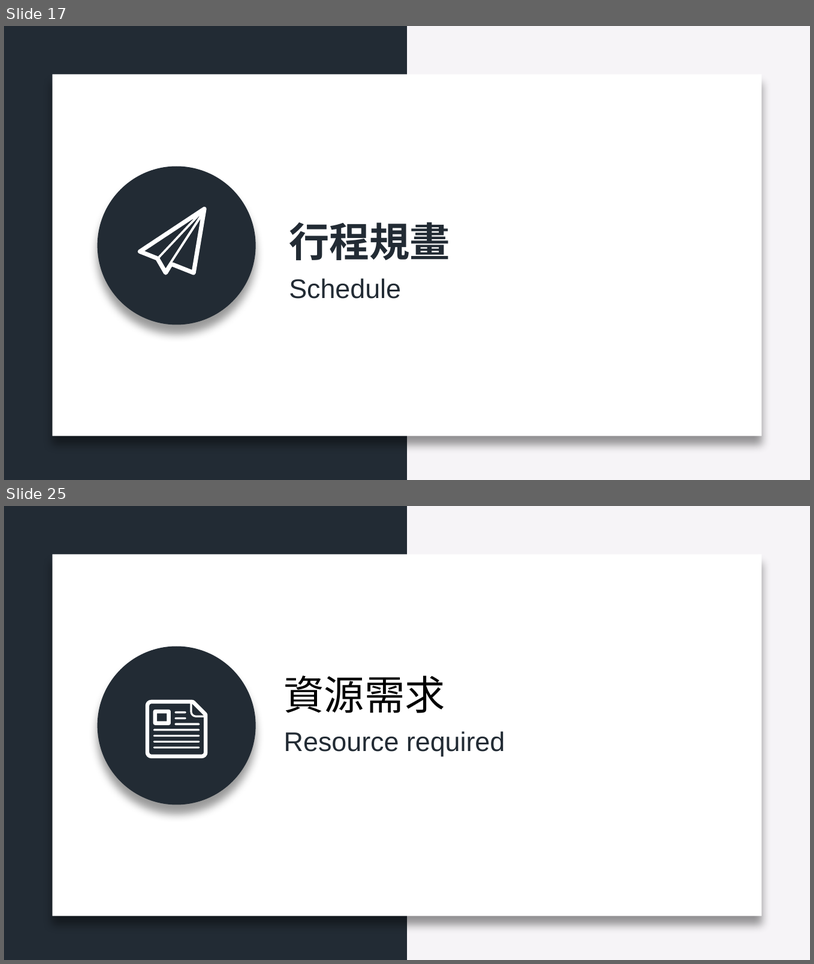
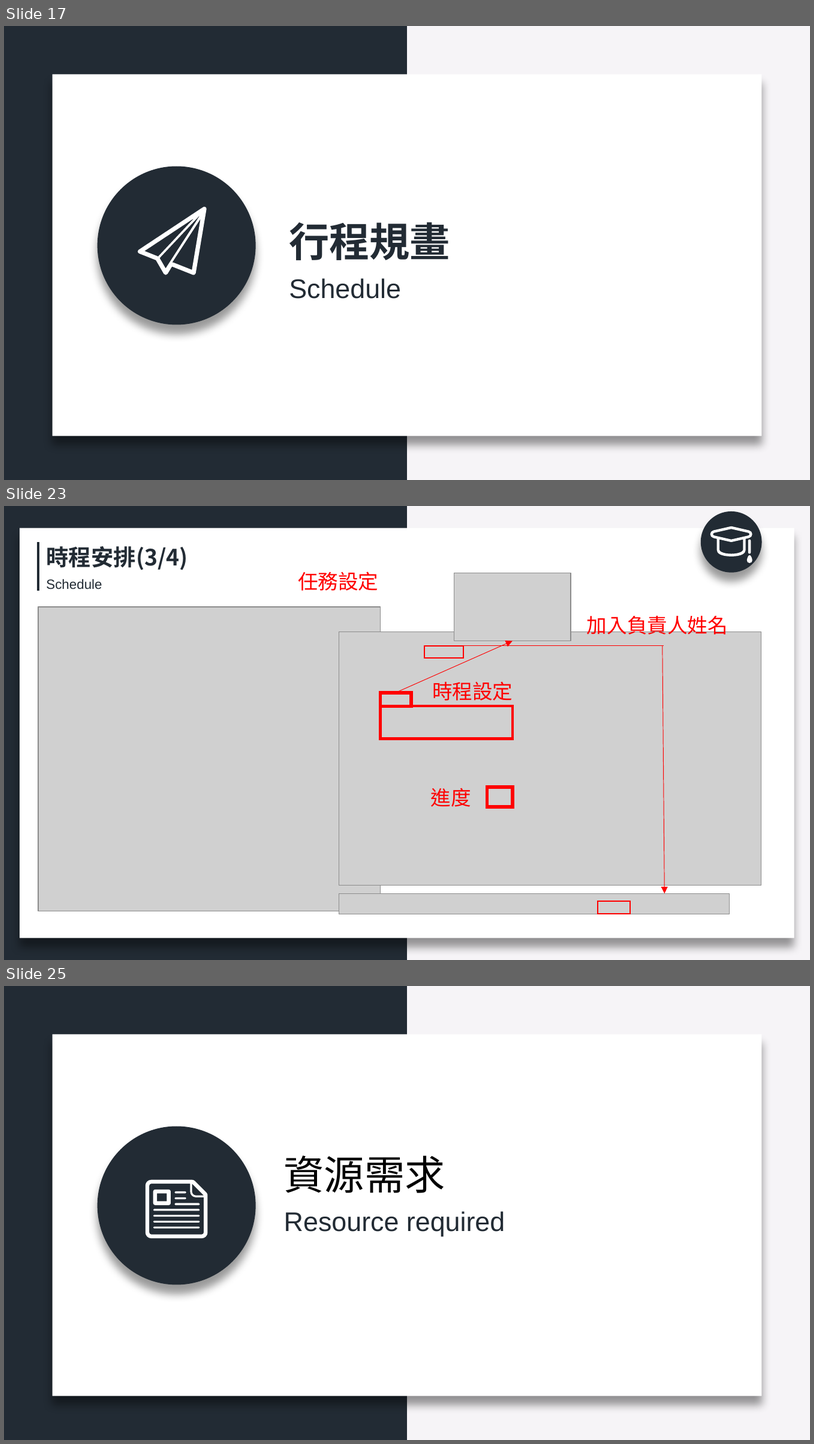
Before and after one commit to Chiang-Jhih-Ciang/108_SM_TEAM1, a slide deck: 0451060_108_SM_TEAM1.pptx. Shown one above the other, each under a label of ours: slides 17 and 25 before the commit, slides 17, 23 and 25 after it; the slides between them are not shown. The pictures are 814x964 and 814x1444 pixels, drawn with LibreOffice and Linux fonts; fonts in the diff are those of the drawing; grey boxes stand for pictures. Boxes give left, top, right and bottom in pixels: in the first picture for what was removed or moved away, otherwise in the second. Text is boxed around its words. In the diff, an @@ line names an element or a change of style, - is before the commit and + after.

```diff
--- a/0451060_108_SM_TEAM1.pptx
+++ b/0451060_108_SM_TEAM1.pptx
@@ slide 23 added at bbox=[4, 506, 810, 960], background #F6F4F7; not listed: 1 template element that a slide beside it also shows @@
@@ rectangle added at bbox=[20, 528, 795, 937], fill #FFFFFF @@
@@ line added from (39, 542) to (39, 591), #222B34 2.25 pt @@
@@ text added at bbox=[46, 546, 188, 570], 20 pt, text #222B34, bold @@
+時程安排(3/4)
@@ group added at bbox=[701, 511, 762, 573]: 3 freeform shapes, 1 ellipse @@
@@ text added at bbox=[298, 571, 378, 591], 18 pt, text #FF0000 @@
+任務設定
@@ picture added at bbox=[454, 573, 571, 640] @@
@@ text added at bbox=[46, 579, 102, 589], 12 pt, text #222B34 @@
+Schedule
@@ picture added at bbox=[39, 607, 381, 911] @@
@@ text added at bbox=[587, 615, 728, 639], 18 pt, text #FF0000 @@
+加入負責人姓名
@@ picture added at bbox=[339, 632, 761, 885] @@
@@ arrow added from (396, 692) to (513, 640), #FF0000 0.5 pt @@
@@ rectangle added at bbox=[424, 646, 464, 658], outline #FF0000 1 pt @@
@@ line added from (464, 646) to (663, 646), #FF0000 0.5 pt @@
@@ arrow added from (663, 646) to (665, 893), #FF0000 0.5 pt @@
@@ text added at bbox=[432, 681, 513, 700], 18 pt, text #FF0000 @@
+時程設定
@@ rectangle added at bbox=[381, 692, 412, 706], outline #FF0000 3 pt @@
@@ rectangle added at bbox=[381, 706, 513, 738], outline #FF0000 2.25 pt @@
@@ text added at bbox=[431, 788, 471, 807], 18 pt, text #FF0000 @@
+進度
@@ rectangle added at bbox=[487, 787, 513, 807], outline #FF0000 3 pt @@
@@ picture added at bbox=[339, 893, 730, 913] @@
@@ rectangle added at bbox=[597, 901, 630, 914], outline #FF0000 1 pt @@
```
Also in this commit, not shown: 6 slides changed, 4 other slides added, 5 slides removed.
